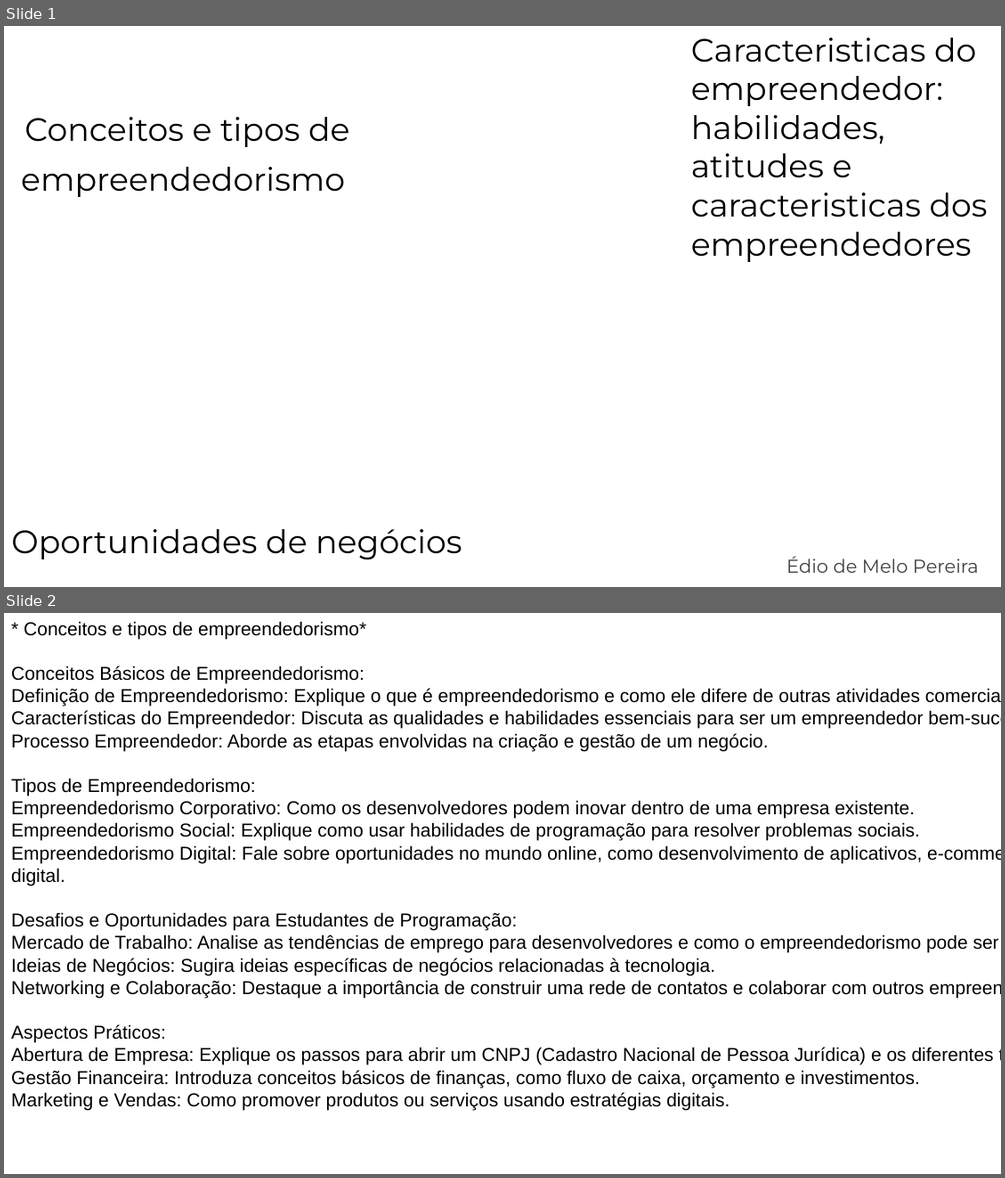
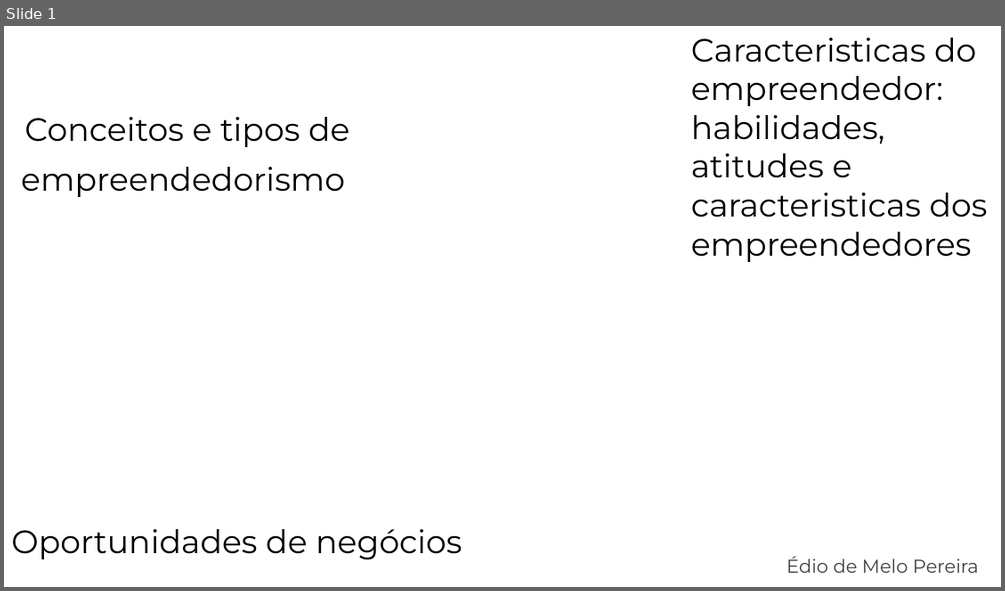
Before and after one commit to E-Mello/PS_Aulas, a slide deck: Aula_07_Conceitos_e_tipos_de_empreendedorismo-Caracteristicas do empreendedor--habilidades_atitudes_e_caracteristicas_dos_empreendedores-Oportunidades_de_negocios/Aula_07.pptx. Shown one above the other, each under a label of ours: slides 1 and 2 before the commit, slide 1 after it. The pictures are 1005x1178 and 1005x591 pixels, drawn with LibreOffice and Linux fonts; fonts in the diff are those of the drawing; background and template pictures are left out. Boxes give left, top, right and bottom in pixels: in the first picture for what was removed or moved away, otherwise in the second. Text is boxed around its words. In the diff, an @@ line names an element or a change of style, - is before the commit and + after.

```diff
--- a/Aula_07_Conceitos_e_tipos_de_empreendedorismo-Caracteristicas do empreendedor--habilidades_atitudes_e_caracteristicas_dos_empreendedores-Oportunidades_de_negocios/Aula_07.pptx
+++ b/Aula_07_Conceitos_e_tipos_de_empreendedorismo-Caracteristicas do empreendedor--habilidades_atitudes_e_caracteristicas_dos_empreendedores-Oportunidades_de_negocios/Aula_07.pptx
@@ slide 2 removed at bbox=[4, 613, 1001, 1174], background picture (left out) @@
@@ text removed at bbox=[11, 621, 1001, 1110] @@
-* Conceitos e tipos de empreendedorismo*
-Conceitos Básicos de Empreendedorismo:
-Definição de Empreendedorismo: Explique o que é empreendedorismo e como ele difere de outras atividades comerciais.
-Características do Empreendedor: Discuta as qualidades e habilidades essenciais para ser um empreendedor bem-sucedido.
-Processo Empreendedor: Aborde as etapas envolvidas na criação e gestão de um negócio.
-Tipos de Empreendedorismo:
-Empreendedorismo Corporativo: Como os desenvolvedores podem inovar dentro de uma empresa existente.
-Empreendedorismo Social: Explique como usar habilidades de programação para resolver problemas sociais.
-Empreendedorismo Digital: Fale sobre oportunidades no mundo online, como desenvolvimento de aplicativos, e-commerce e marketing digital.
-Desafios e Oportunidades para Estudantes de Programação:
-Mercado de Trabalho: Analise as tendências de emprego para desenvolvedores e como o empreendedorismo pode ser uma alternativa.
-Ideias de Negócios: Sugira ideias específicas de negócios relacionadas à tecnologia.
-Networking e Colaboração: Destaque a importância de construir uma rede de contatos e colaborar com outros empreendedores.
-Aspectos Práticos:
-Abertura de Empresa: Explique os passos para abrir um CNPJ (Cadastro Nacional de Pessoa Jurídica) e os diferentes tipos de empresas.
-Gestão Financeira: Introduza conceitos básicos de finanças, como fluxo de caixa, orçamento e investimentos.
-Marketing e Vendas: Como promover produtos ou serviços usando estratégias digitais.
```
Also in this commit, not shown: 1 slide changed, 14 slides added, 2 other slides removed, 1 other file.
